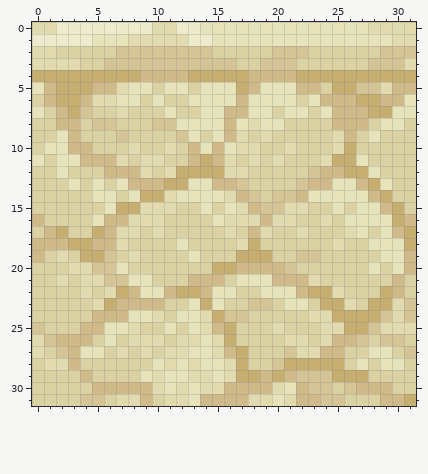
Pixel-art sprite: textures/blocks/sandstone_normal.png. Above: the version before the commit.
The file is 32x32 pixels.
And afterwards:
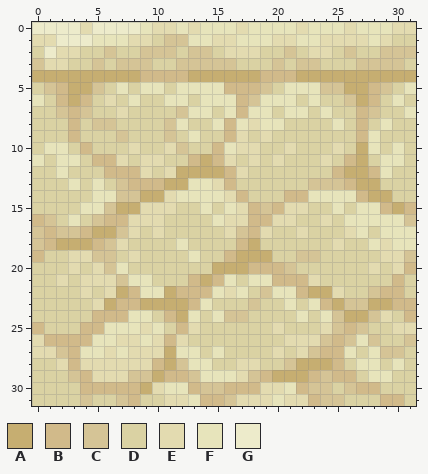
Palette (. is transparent): A #c6ae71  B #d1ba8a  C #d5c496  D #dad2a3  E #e3dbb0  F #e7e4bb  G #edebcb
From the commit log: remade rough sandstone
Difference:
Changed rows in their new state; - is an unchanged pixel.
first column x 0:
 0 GG--E----F--FE---E----E---E-FF--
 1 EE--------DCCFFEE---EE--EEEE-EDD
 2 DGEE--CDD---D---EEE-D-DEE-C-----
 3 C--D-CD---DD-------D-DCC---C---D
 4 ------------------A-------------
 5 DCB--CDFD-FD-F--BB-CD-FFCC-ABCDF
 6 FDB--D-D--DFFD----C-----DDC-BDFD
 7 D-CB-------DCF-DF--------DD-CDD-
 8 --D-------D--DD----------FD---D-
 9 --D--------CD--D---------DDB----
10 ---D--------CDD-----------DAF-F-
11 ----D--------------------DBA-FF-
12 ----------------B------DD---BF--
13 -------C-------E-D----DCCCBA-D--
14 -------CC---------D-DB-----BA---
15 ----FFC-------------B----------B
16 -C-F-C------------B-----------FC
17 C-CCB-AC---------C------------FF
18 C-A---C----------B-----------E-F
19 --DEEC----------B------------EEC
20 ----DE-----------A----------E-E-
21 ------E-------A-FD--------------
22 -----------ABB--EF-C--------CB--
23 ---------AAAABFD---D--DFB-CC--BB
24 ----------DBA-DF------FDFC--CEDB
25 B-------FEFDBEDDD--------CBCDD--
26 -B---F-E-F-B-DDDD------EC-CFCDDC
27 -E----EFE-EAF-DFDD--ED-C--F--CCD
28 -D--EEEEEEBACF-DDEE-DC---B--FD--
29 ---C-EEECCABBCF-FEC--AAB-BBDFF--
30 ----B----A--FBCC---E---------D--
31 -----D-CBD------CE----E--------D
